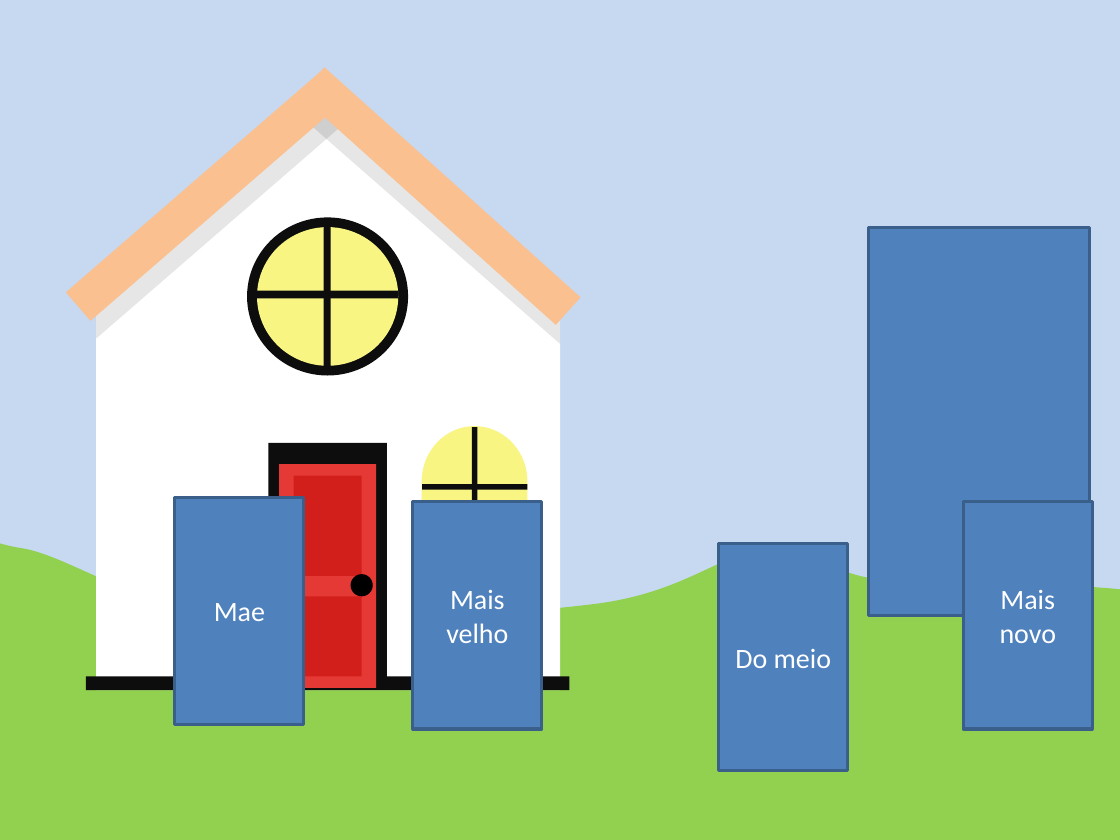
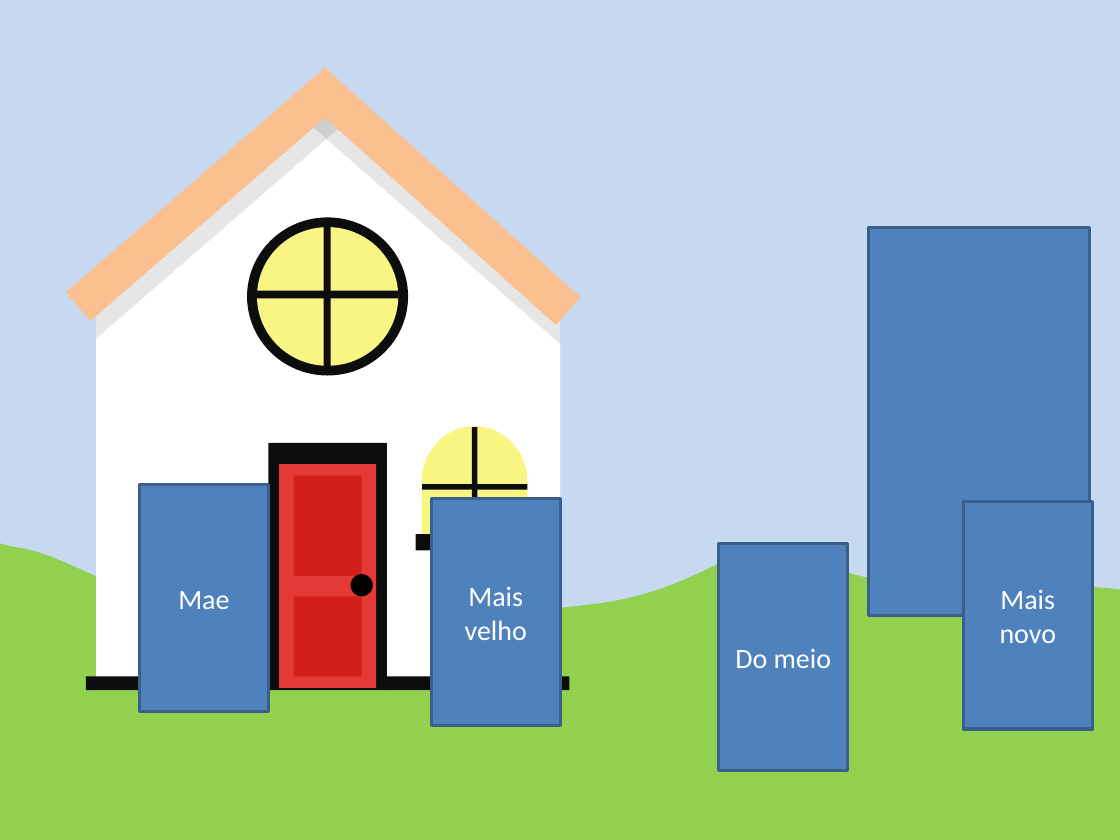
Before and after one commit to gustavoFG28/Ludit, a slide deck: slide 43 of Historias/fundos.pptx (slide 36 before the commit). Drawn at 1120x840 pixels with LibreOffice and Linux fonts; fonts in the diff are those of the drawing. Boxes give left, top, right and bottom in pixels: in the first picture for what was removed or moved away, otherwise in the second. Text is boxed around its words. In the diff, an @@ line names an element or a change of style, - is before the commit and + after.

```diff
--- a/Historias/fundos.pptx
+++ b/Historias/fundos.pptx
@@ rectangle "Mae": place and size @@
-rectangle "Mae" at bbox=[175, 497, 304, 725]
+rectangle "Mae" at bbox=[139, 485, 268, 712]
@@ rectangle "Mais velho": place and size @@
-rectangle "Mais velho" at bbox=[413, 502, 542, 729]
+rectangle "Mais velho" at bbox=[431, 498, 560, 726]
@@ rectangle added at bbox=[416, 534, 534, 550], fill #0D0D0D @@
```
Also in this commit, not shown: 7 other slides changed, 21 slides added, 9 slides removed, 7 other files.
